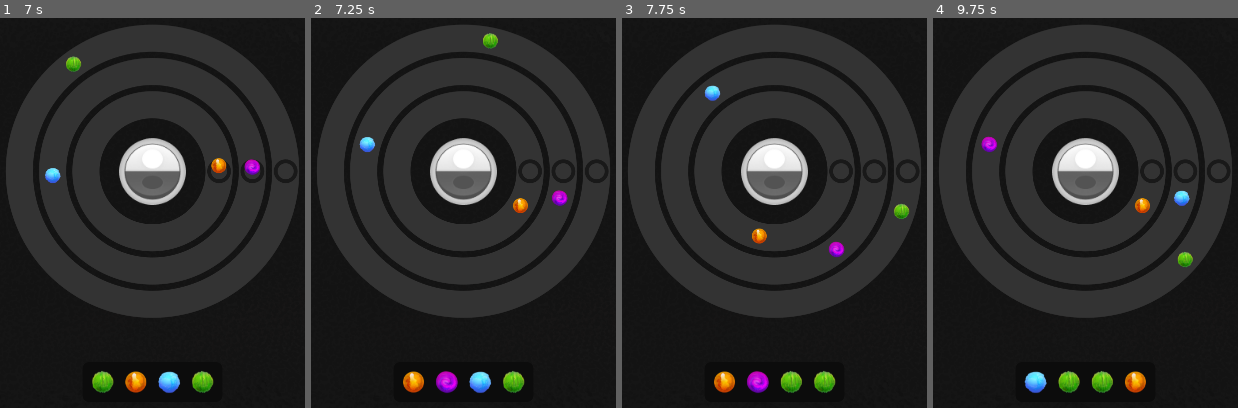
Above: before the commit, frames 1-4 (left to right).
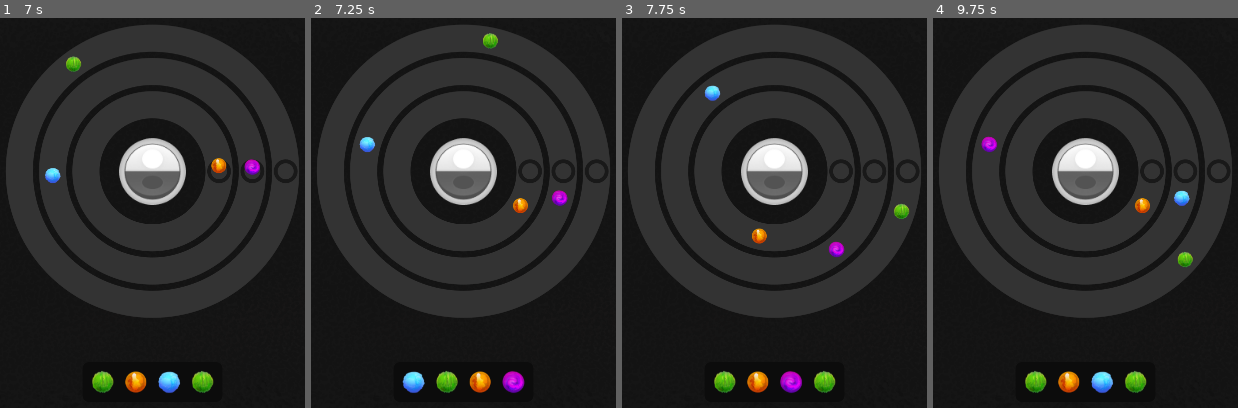
Above: after the commit, the same moments.

Repository: Senzameta-Games/igcc-jam-2026
Game: Godot game, scene res://core/main.tscn
Same seed, same stepped clock (60 frames per second), same inputs: the game is played once before the commit and once after it.
Inputs (mouse positions are in pixels of both pictures, inside the frame that each line leads up to):
- Up to frame 1 (7 s): click (152, 170) at 0.5 s; click (152, 170) at 1.25 s; click (152, 170) at 2 s; move the mouse to (137, 236) at 2.77 s; click (137, 236) at 2.92 s; move the mouse to (125, 267) at 3.52 s; click (125, 267) at 3.67 s; move the mouse to (247, 135) at 4.27 s; click (247, 135) at 4.42 s; move the mouse to (36, 103) at 5.02 s; click (36, 103) at 5.17 s; move the mouse to (outside the picture) at 5.77 s; click (outside the picture) at 5.92 s; move the mouse to (outside the picture) at 6.52 s; click (outside the picture) at 6.67 s
- Up to frame 2 (7.25 s): no input
- Up to frame 3 (7.75 s): move the mouse to (814, 209) at 7.27 s; click (814, 209) at 7.42 s
- Up to frame 4 (9.75 s): move the mouse to (966, 96) at 8.02 s; click (966, 96) at 8.17 s; move the mouse to (outside the picture) at 8.77 s; click (outside the picture) at 8.92 s; move the mouse to (outside the picture) at 9.52 s; click (outside the picture) at 9.67 s

Frame 1 is identical in both runs. In frame 2, 1.3% of the frame differs, in the area x 29-71%, y 90-97%; in frame 3, 1.0%; in frame 4, 1.3%.

Commit message:
Have the result slots be a queue

Diff:
--- a/core/entities/sequence/sequence.gd
+++ b/core/entities/sequence/sequence.gd
@@ -21,17 +21,30 @@
 func _on_note_crossed(note_id: StringName, texture: Texture2D) -> void:
 	if _slots.size() == 0:
 		return
+	if _write_head > 3:
+		_queue_slots(texture)
+		return
 	var slot: Control = _slots[_write_head]
 	var empty := slot.get_node("Empty") as TextureRect
 	var note := slot.get_node("Note") as TextureRect
 	empty.visible = false
 	note.texture = texture
 	note.visible = true
-	_write_head = (_write_head + 1) % SLOT_COUNT
+	_write_head += 1
 
 func _on_playback_stopped() -> void:
 	_write_head = 0
 	_reset_slots()
+
+func _queue_slots(newTexture: Texture2D) -> void:
+
+	for i in range(1, SLOT_COUNT):
+		var lastNote := _slots[i-1].get_node("Note") as TextureRect
+		var currNote := _slots[i].get_node("Note") as TextureRect
+		lastNote.texture = currNote.texture
+
+	var currNote := _slots[3].get_node("Note") as TextureRect
+	currNote.texture = newTexture
 
 func _reset_slots() -> void:
 	for slot in _slots:
